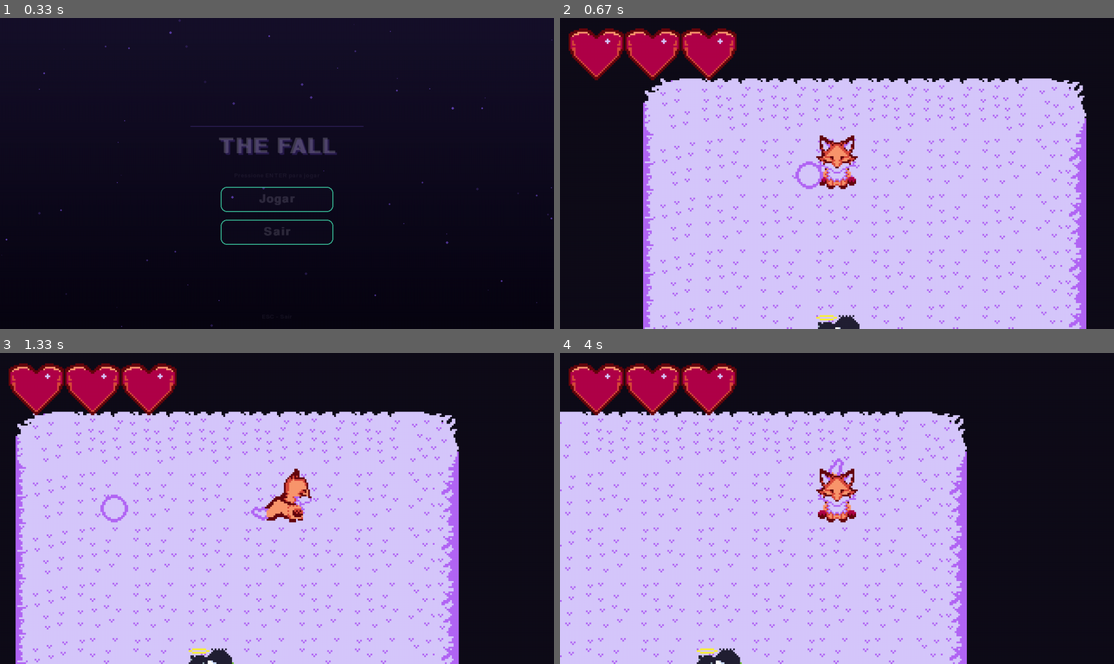
Above: before the commit, frames 1-4 (two rows, left to right).
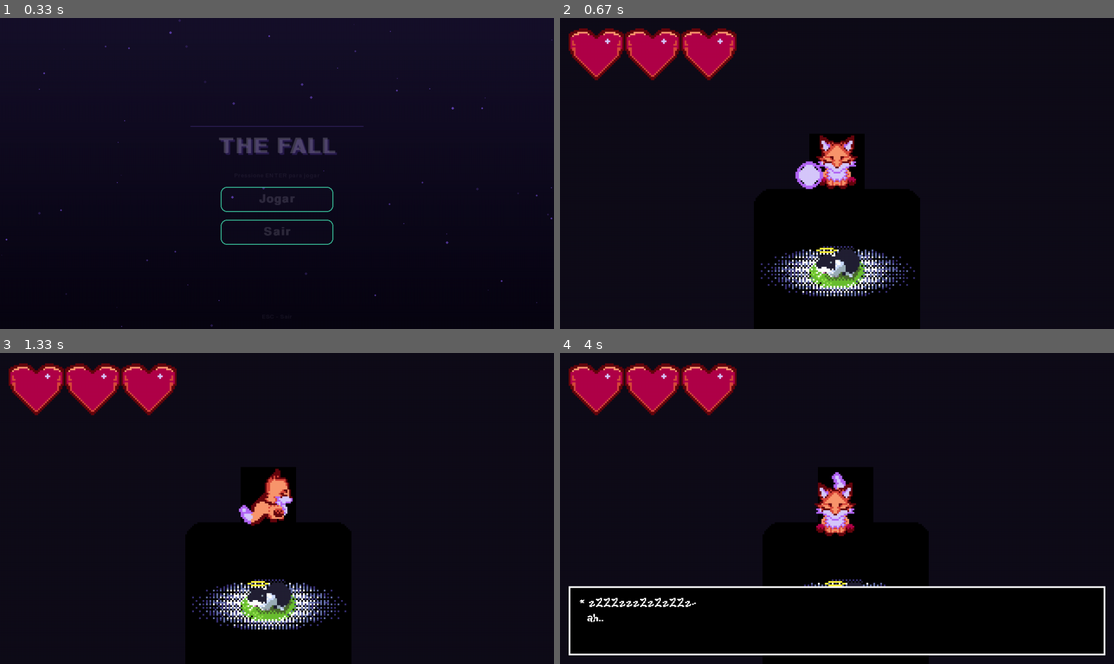
Above: after the commit, the same moments.

Repository: LucasAioriaSerpa/gaming_for_fun_pygame
Game: pygame game, started from Web_Execute_me.py
Two runs of this game, one before a commit and one after it. Both use one fixed random seed, a clock stepped at 60 frames per second and the inputs below.
Inputs (mouse positions are in pixels of both pictures, inside the frame that each line leads up to):
- Up to frame 1 (0.33 s): no input
- Up to frame 2 (0.67 s): click (814, 185) at 0.38 s
- Up to frame 3 (1.33 s): hold E 0.67-1.13 s; hold Right 0.67-1.13 s; move the mouse to (277, 530) at 0.7 s; hold Right from 1.17 s (still down)
- Up to frame 4 (4 s): release Right at 1.63 s; hold Up 1.67-1.97 s; hold Right 2-2.47 s; hold Left 2.5-3.03 s; hold Down 3.07-3.37 s; tap E at 3.4, 3.8 s

Frame 1 is identical in both runs. In frame 2, 63% of the frame differs, in the area x 15-95%, y 19-100%; in frame 3, 64%, in the area x 2-83%, y 18-100%; in frame 4, 60%.

Commit message:
feat: dialog!

Diff:
--- a/data/maps/map_01.json
+++ b/data/maps/map_01.json
@@ -2,6 +2,7 @@
   "meta_image": "start_area/map_01_meta.png",
   "visual_image": "start_area/map_01_draw.png",
   "entities_tileset": "start_area",
+  "background_music": "field_of_hopes_and_dreams.mp3",
   "color_to_entity": {
     "0,255,255": "tree_top"
   },
--- a/data/maps/map_02.json
+++ b/data/maps/map_02.json
@@ -2,9 +2,9 @@
   "meta_image": "start_area/map_02_meta.png",
   "visual_image": "start_area/map_02_draw.png",
   "entities_tileset": "start_area",
+  "background_music": "field_of_hopes_and_dreams.mp3",
   "color_to_entity": {
-    "0,255,255": "tree_top",
-    "255,0,255": "roof_top"
+    "0,255,255": "tree_top"
   },
   "transitions": ["maps/map_01"]
 }
--- /dev/null
+++ b/data/maps/the_lost.json
@@ -0,0 +1,10 @@
+{
+  "meta_image": "the_lost_one/lost_one_meta_data.png",
+  "visual_image": "the_lost_one/lost_one_draw.png",
+  "entities_tileset": "start_area",
+  "background_music": "lost_girl_deltarune.mp3",
+  "color_to_entity": {
+    "0,255,255": "tree_top"
+  },
+  "transitions": ["maps/map_01"]
+}
--- a/src/controller/Start_screen_controller.py
+++ b/src/controller/Start_screen_controller.py
@@ -2,10 +2,11 @@
 from __future__ import annotations
 from typing import Callable, List
 import pygame as PYG
+import os
 
 from src.core.Controller import Controller
 from src.view.Start_screen_view import StartScreenView
-from src.Config import GameState
+from src.Config import CONTENT_DIR, GameState
 
 class StartScreenController(Controller):
     def __init__(
@@ -14,9 +15,12 @@
         change_state_cb: Callable[[str], None]
     ):
         super().__init__(screen, change_state_cb)
-
+        PYG.mixer.music.fadeout(3)
+        PYG.mixer.music.unload()
+        PYG.mixer.music.load(os.path.join(CONTENT_DIR, "sound", "music", "another_him.mp3"))
+        PYG.mixer.music.set_volume(0.8)
+        PYG.mixer.music.play(loops=-1, fade_ms=5)
         self.view = StartScreenView(screen)
-
         self._buttons = {
             "Jogar": self._on_play,
             "Sair": self._on_quit
--- a/src/controller/game_over_controller.py
+++ b/src/controller/game_over_controller.py
@@ -3,10 +3,11 @@
 from typing import Callable
 
 import pygame as PYG
+import os
 
 from src.core.Controller import Controller
 from src.view.game_over_view import GameOverView
-from src.Config import GameState
+from src.Config import CONTENT_DIR, GameState
 
 class GameOverController(Controller):
     def __init__(
@@ -15,6 +16,11 @@
         change_state_cb: Callable[[str], None]
     ):
         super().__init__(screen, change_state_cb)
+        PYG.mixer.music.fadeout(3)
+        PYG.mixer.music.unload()
+        PYG.mixer.music.load(os.path.join(CONTENT_DIR, "sound", "music", "determination.mp3"))
+        PYG.mixer.music.set_volume(0.8)
+        PYG.mixer.music.play(loops=-1, fade_ms=5)
         self.view = GameOverView(screen)
         self._actions = {
             "Tentar Novamente": self._on_retry,
--- a/src/controller/playing_controller.py
+++ b/src/controller/playing_controller.py
@@ -14,6 +14,7 @@
 from src.model.map_model import MapModel
 from src.utils.math_utils import normalize_vector
 from src.utils.camera import Camera
+from src.ui.dialogSystem import DialogSystem
 
 class PlayingController(Controller):
     def __init__(
@@ -27,13 +28,16 @@
         self.enemies: List[EnemyModel] = []
         self.npcs: List[NPCModel] = []
         self.projectiles: List[ProjectileModel] = []
-        self.load_map("maps/map_01")
+        self.dialog_system = DialogSystem(self.screen)
+        self.load_map("maps/the_lost")
 
     def on_enter(self): self.__init__(self.screen, self.change_state)
 
     def trigger_game_over(self): self.change_state(GameState.GAME_OVER)
 
     def load_map(self, map_name: str):
+        PYG.mixer.music.fadeout(3)
+        PYG.mixer.music.unload()
         self.projectiles.clear()
         self.map_model = MapModel(map_name=map_name, tile_size=32)
         self.player_model = PlayerModel(
@@ -49,6 +53,7 @@
             self.npcs.append(NPCModel(x=nx * 32, y=ny * 32, size=32))
         self.camera.x = self.player_model.rect.centerx - (self.camera.width / 2)
         self.camera.y = self.player_model.rect.centery - (self.camera.height / 2)
+        PYG.mixer.music.play(loops=-1,fade_ms=5)
 
     def handle_events(self, events: List[PYG.event.Event]):
         for event in events:
@@ -58,13 +63,16 @@
                         case PYG.K_ESCAPE:
                             self.change_state(GameState.START_SCREEN)
                         case PYG.K_e:
-                            for npc in self.npcs:
-                                dx = self.player_model.hitbox.centerx - npc.hitbox.centerx
-                                dy = self.player_model.hitbox.centery - npc.hitbox.centery
-                                distance = math.hypot(dx, dy)
-                                if distance <= 50.0:
-                                    npc.interact()
-                                    break
+                            if self.dialog_system.active: self.dialog_system.advance()
+                            else:
+                                for npc in self.npcs:
+                                    dx = self.player_model.hitbox.centerx - npc.hitbox.centerx
+                                    dy = self.player_model.hitbox.centery - npc.hitbox.centery
+                                    distance = math.hypot(dx, dy)
+                                    if distance <= 50.0:
+                                        linhas_de_fala = npc.interact()
+                                        self.dialog_system.start_dialog(linhas_de_fala)
+                                        break
                         case PYG.K_LSHIFT:
                             self.player_model.speed = 150.0
                 case PYG.KEYUP:
@@ -76,6 +84,9 @@
 
 
     def update(self, delta_time: float):
+        if self.dialog_system.active:
+            self.dialog_system.update(delta_time)
+            return
         keys = PYG.key.get_pressed()
         dx, dy = 0.0,  0.0
         if keys[PYG.K_w] or keys[PYG.K_UP]:     dy -= 1.0
@@ -140,4 +151,13 @@
         self.enemies = [e for e in self.enemies if not e.ready_to_remove]
         self.view.update(delta_time, self.player_model, self.enemies)
 
-    def draw(self): self.view.draw(self.player_model, self.map_model, self.camera, self.enemies, self.projectiles, self.npcs)
+    def draw(self):
+        self.view.draw(
+            self.player_model,
+            self.map_model,
+            self.camera,
+            self.enemies,
+            self.projectiles,
+            self.npcs
+        )
+        self.dialog_system.draw()
--- a/src/core/Core.py
+++ b/src/core/Core.py
@@ -2,7 +2,7 @@
 import pygame as PYG
 import asyncio
 
-from src.Config import WINDOW_TITLE, SCREEN_SIZE, FPS, RESIZABLE, GameState
+from src.Config import CONTENT_DIR, WINDOW_TITLE, SCREEN_SIZE, FPS, RESIZABLE, GameState
 from src.controller.Start_screen_controller import StartScreenController
 from src.controller.playing_controller      import PlayingController
 from src.controller.game_over_controller    import GameOverController
--- a/src/model/map_model.py
+++ b/src/model/map_model.py
@@ -10,6 +10,7 @@
         self.tile_size = tile_size
         self.map_name = map_name
         self.collision_grid = []
+        self.cutscene_collision_grid = []
         self.transitions = {}
         self.enemy_spawns = []
         self.npc_spawns = []
@@ -32,6 +33,8 @@
         self.entities_tileset = data.get("entities_tileset", "start_area")
         self.color_to_entity = data.get("color_to_entity", {})
         self.transitions_targets = data.get("transitions", [])
+        PYG.mixer.music.load(os.path.join(CONTENT_DIR, "sound", "music", data.get("background_music")))
+        PYG.mixer.music.set_volume(0.3)
         self._parse_meta_image(meta_image_path)
 
     def _parse_meta_image(self, meta_filename: str):
@@ -46,6 +49,7 @@
                 self.height_tiles = meta_surf.get_height()
                 scale_up = True
             self.collision_grid = [[False for _ in range(self.width_tiles)] for _ in range(self.height_tiles)]
+            self.cutscene_collision_grid = [[False for _ in range(self.width_tiles)] for _ in range(self.height_tiles)]
             for y in range(self.height_tiles):
                 for x in range(self.width_tiles):
                     if scale_up:
@@ -75,9 +79,11 @@
                             case (255,255,  0):                     #? AMARELO: Item
                                 self.item_spawns.append((x,y))
                             case (255,  0,255):                     #? ROSA: NPC
-                                print("npc")
                                 self.collision_grid[y][x] = True
                                 self.npc_spawns.append((x,y))
+                            case (255,255,255):                     #? BRANCO: Win
+                                self.collision_grid[y][x] = True
+                                self.cutscene_collision_grid[y][x] = True
         except FileNotFoundError:
             print(f"[MapModel] Erro: Imagem de meta-dados '{meta_filename}' não encontrada.")
 
@@ -86,6 +92,11 @@
             return self.collision_grid[grid_y][grid_x]
         return True
 
+    def is_cutscrene_wall(self, grid_x: int, grid_y: int) -> bool:
+        if 0 <= grid_y < self.height_tiles and 0 <= grid_x < self.width_tiles:
+            return self.cutscene_collision[grid_y][grid_x]
+        return True
+
     def get_tile_at(self, pixel_x:float,pixel_y:float)->str:
         grid_x = int(pixel_x // self.tile_size)
         grid_y = int(pixel_y // self.tile_size)
--- a/src/model/npc_model.py
+++ b/src/model/npc_model.py
@@ -2,13 +2,31 @@
 
 class NPCModel:
     def __init__(self, x: float, y: float, size: int = 32) -> None:
+        self.x = x
+        self.y = y
         self.rect = PYG.Rect(int(x), int(y), size, size)
         self.hitbox = PYG.Rect(0, 0, 32, 32)
         self.hitbox.center = self.rect.center
         self.is_interacting = False
-        self.dialog = "Olá, Raposa! Pressione E novamente para sair."
+        self.dialog_lines = [
+            "zZZZzzzZzZzZZz-\n  ah..",
+            "Olá, Raposa",
+            "Acredito que seja você que ele tanto fala..",
+            "infelizmente tive que ir e deixa-lo",
+            "não sei como ele tenha lidado com isto...",
+            "desta vez não posso cuida-lo",
+            "poderia cuidar do meu humano por favor?",
+            "as vezes ele pode ser emocional\n  e lidar como fosse o fim do mundo",
+            "tive que morder a cenela dele multiplas vezes pra ele me alimentar..",
+            "ai ai.. humanos",
+            "bem..\n  vá até ele",
+            "sei que tu consegue Raposa",
+            "se cuide\n  você é muito importante pra ele",
+            "as emoções dele acabaram escapando",
+            "eles podem ser agressivos\napertando o botão direito do mouse\n(seja lá oq isso for)",
+            "você consegue desparar um pouco de ''ESPERANÇA''",
+            "agora vá\n  eu tenho que ficar aq descançando mais uns minuti..zZzzZz",
+            "zZzzZzZZZZzzzZZ\nZzzzZZZzzzzZzzzZzzz"
+        ]
 
-    def interact(self):
-        self.is_interacting = not self.is_interacting
-        if self.is_interacting: print(f"[NPC] {self.dialog}")
-        else: print("[NPC] Até Raposa, cuide do meu humano!")
+    def interact(self): return self.dialog_lines
--- /dev/null
+++ b/src/ui/dialogSystem.py
@@ -0,0 +1,75 @@
+
+import pygame as PYG
+import os
+
+from src.Config import CONTENT_DIR
+
+class DialogSystem:
+    def __init__(self, screen: PYG.Surface):
+        self.screen = screen
+        self.active = False
+        self.lines: list[str] = []
+        self.current_line_idx = 0
+        self.current_char_idx = 0
+        self.char_timer = 0.0
+        self.char_delay = 0.03  #? Velocidade do texto (segundos por letra)
+        self.state = "IDLE"     #? Estados: IDLE, TYPING, WAITING
+        self.box_height = 160
+        self.margin = 20
+        self.sfx_voice = PYG.Sound(os.path.join(CONTENT_DIR, "sound", "meow-1.mp3"))
+        self.sfx_voice.set_volume(0.5)
+        self.font = PYG.font.Font(os.path.join(CONTENT_DIR, "font", "KiwiSoda.ttf"), size=28)
+
+    def start_dialog(self, lines: list[str]):
+        if not lines: return
+        self.lines = lines
+        self.current_line_idx = 0
+        self.current_char_idx = 0
+        self.char_timer = 0.0
+        self.active = True
+        self.state = "TYPING"
+
+    def advance(self):
+        if not self.active: return
+        if self.state == "TYPING":
+            self.current_char_idx = len(self.lines[self.current_line_idx])
+            self.state = "WAITING"
+        elif self.state == "WAITING":
+            self.current_line_idx += 1
+            if self.current_line_idx >= len(self.lines):
+                self.active = False
+                self.state = "IDLE"
+            else:
+                self.current_char_idx = 0
+                self.char_timer = 0.0
+                self.state = "TYPING"
+
+    def update(self, dt: float):
+        if not self.active or self.state != "TYPING": return
+        self.char_timer += dt
+        if self.char_timer >= self.char_delay:
+            self.char_timer = 0.0
+            self.current_char_idx += 1
+            if self.current_char_idx >= len(self.lines[self.current_line_idx]):
+                self.current_char_idx = len(self.lines[self.current_line_idx])
+                self.state = "WAITING"
+
+    def draw(self):
+        if not self.active: return
+        sw, sh = self.screen.get_size()
+        box_rect = PYG.Rect(self.margin, sh - self.box_height - self.margin, sw - (self.margin * 2), self.box_height)
+        PYG.draw.rect(self.screen, (0, 0, 0), box_rect)
+        PYG.draw.rect(self.screen, (255, 255, 255), box_rect, width=4)
+        if self.current_line_idx < len(self.lines):
+            full_text = self.lines[self.current_line_idx]
+            visible_text = full_text[:self.current_char_idx]
+            display_text = f"* {visible_text}"
+            words = display_text.split('\n')
+            for i, line in enumerate(words):
+                text_surf = self.font.render(line, True, (255, 255, 255))
+                self.sfx_voice.play()
+                self.screen.blit(text_surf, (box_rect.x + 25, box_rect.y + 25 + (i * 35)))
+            if self.state == "WAITING":
+                indicator = self.font.render(">", True, (255, 255, 255))
+                if PYG.time.get_ticks() % 1000 < 500:
+                    self.screen.blit(indicator, (box_rect.right - 40, box_rect.bottom - 40))
Binary file added: content/font/KiwiSoda.ttf
Binary file added: content/maps/the_lost_one/lost_one_draw.png
Binary file added: content/maps/the_lost_one/lost_one_meta_data.png
Empty file added: src/ui/__init__.py
Not shown, added: content/asesprite-files/lost_one.aseprite
Not shown, added: content/sound/meow-1.mp3
Not shown, added: content/sound/music/another_him.mp3
Not shown, added: content/sound/music/determination.mp3
Not shown, added: content/sound/music/field_of_hopes_and_dreams.mp3
Not shown, added: content/sound/music/lost_girl_deltarune.mp3
